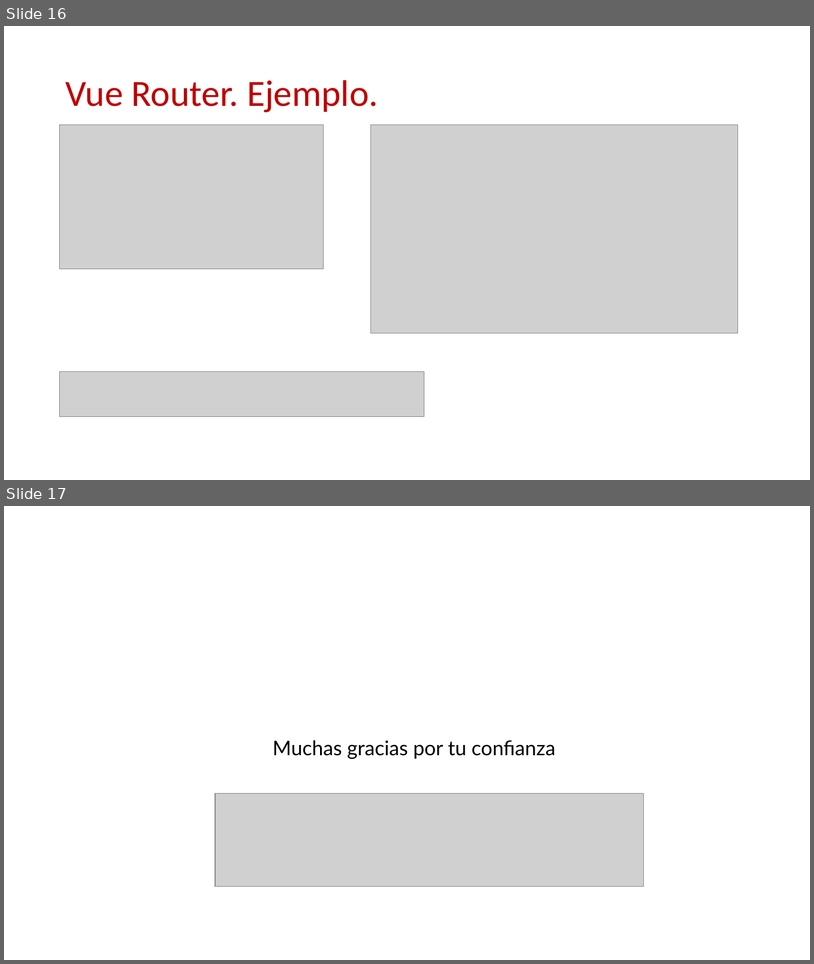
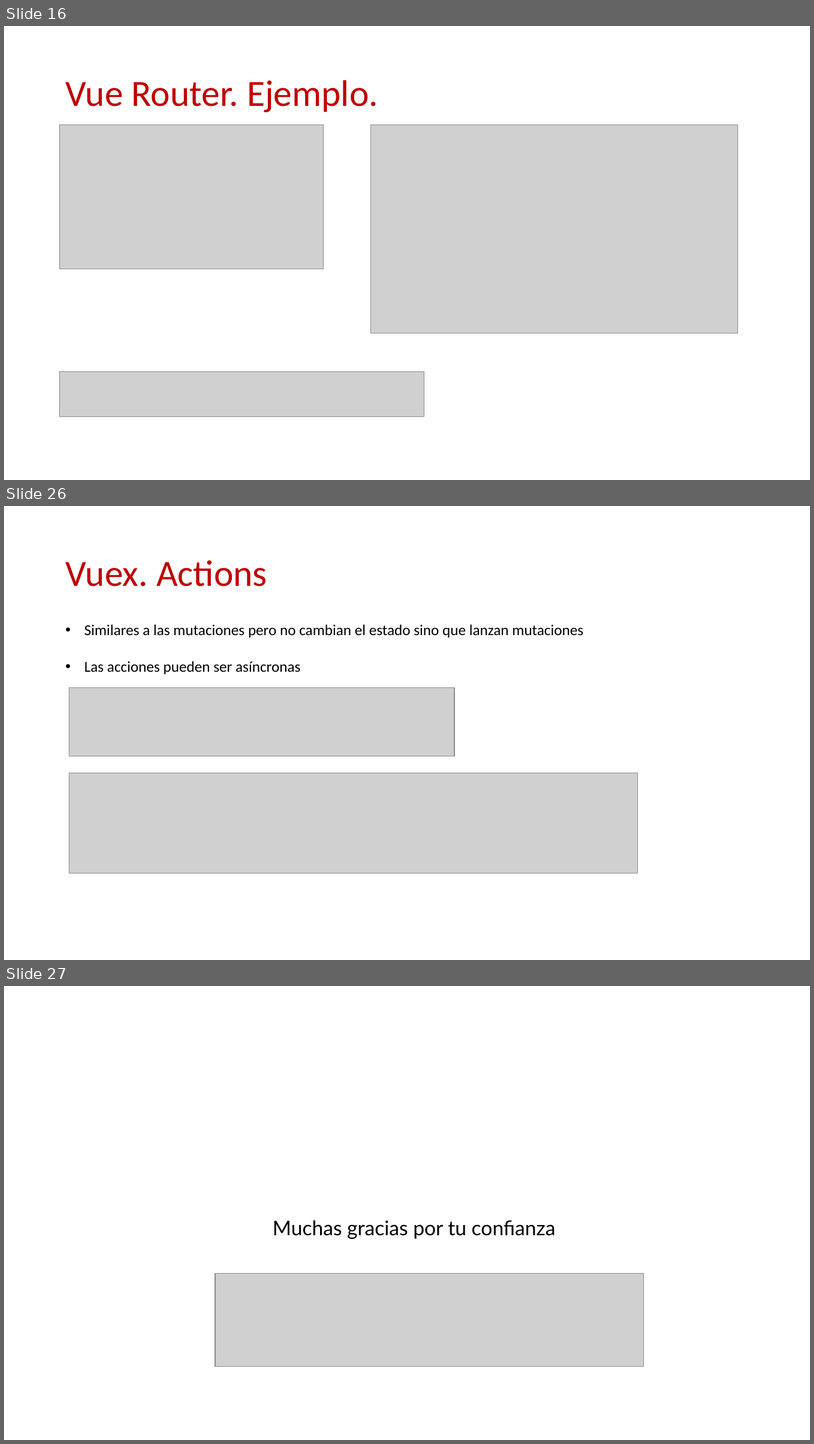
Before and after one commit to Robert-Freire/course-vue2, a slide deck: Vue.pptx. Shown one above the other, each under a label of ours: slides 16 and 17 before the commit, slides 16, 26 and 27 after it; the slides between them are not shown. The pictures are 814x964 and 814x1444 pixels, drawn with LibreOffice and Linux fonts; fonts in the diff are those of the drawing; grey boxes stand for pictures; background and template pictures are left out. Boxes give left, top, right and bottom in pixels: in the first picture for what was removed or moved away, otherwise in the second. Text is boxed around its words. In the diff, an @@ line names an element or a change of style, - is before the commit and + after.

```diff
--- a/Vue.pptx
+++ b/Vue.pptx
@@ slide 26 added at <box>4,506,810,960</box>, background #FFFFFF @@
@@ title added at <box>65,560,267,586</box>, 44 pt, text #C00000 @@
+Vuex. Actions
@@ text added at <box>84,624,584,674</box>, 18 pt, text #000000 @@
+• Similares a las mutaciones pero no cambian el estado sino que lanzan mutaciones
+• Las acciones pueden ser asíncronas
@@ picture added at <box>69,687,455,755</box> @@
@@ picture added at <box>69,773,639,873</box> @@
@@ what was slide 17 is now slide 27 @@
```
Also in this commit, not shown: 1 slide changed, 9 other slides added, 9 other files.
